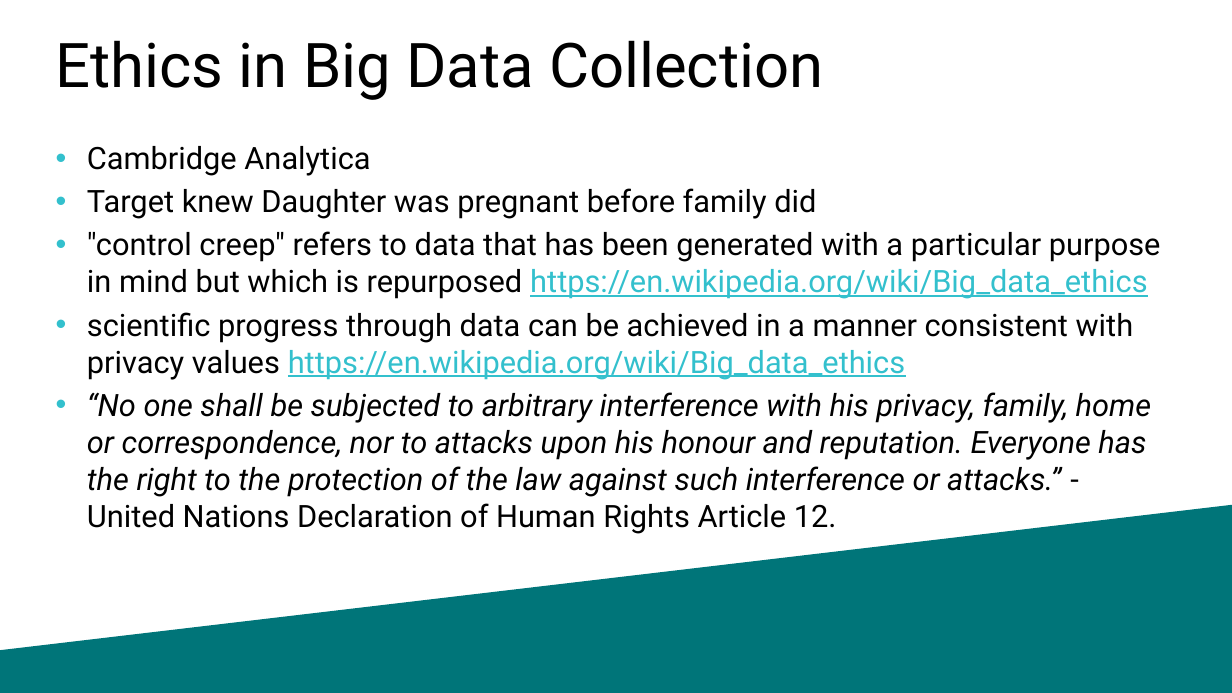
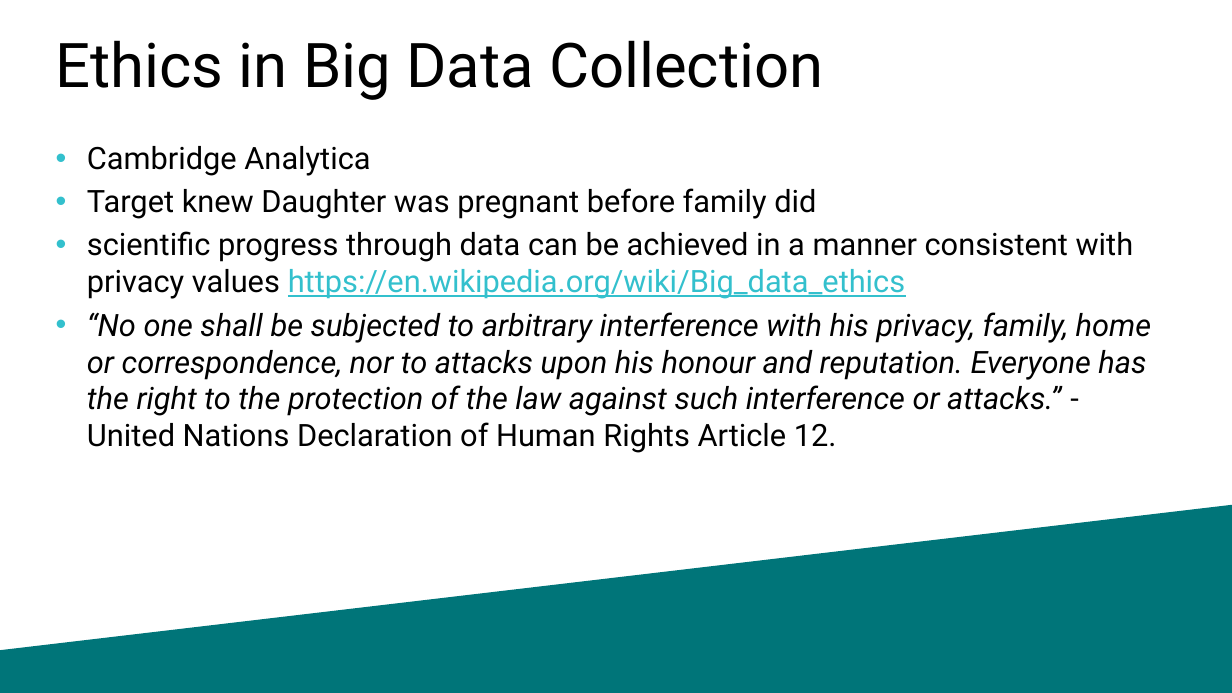
Before and after one commit to williamadba/Public-Presentations, a slide deck: slide 19 of SQLSat Baton Rouge BI 2020/Ethics in Modern Data.pptx (slide 14 before the commit). Drawn at 1232x693 pixels with LibreOffice and Linux fonts; fonts in the diff are those of the drawing. Boxes give left, top, right and bottom in pixels: in the first picture for what was removed or moved away, otherwise in the second. Text is boxed around its words. In the diff, an @@ line names an element or a change of style, - is before the commit and + after.

```diff
--- a/SQLSat Baton Rouge BI 2020/Ethics in Modern Data.pptx
+++ b/SQLSat Baton Rouge BI 2020/Ethics in Modern Data.pptx
@@ text at (87, 231, 1161, 299): paragraph removed @@
-• "control creep" refers to data that has been generated with a particular purpose in mind but which is repurposed https://en.wikipedia.org/wiki/Big_data_ethics
```
Also in this commit, not shown: 6 other slides changed, 13 slides added.
